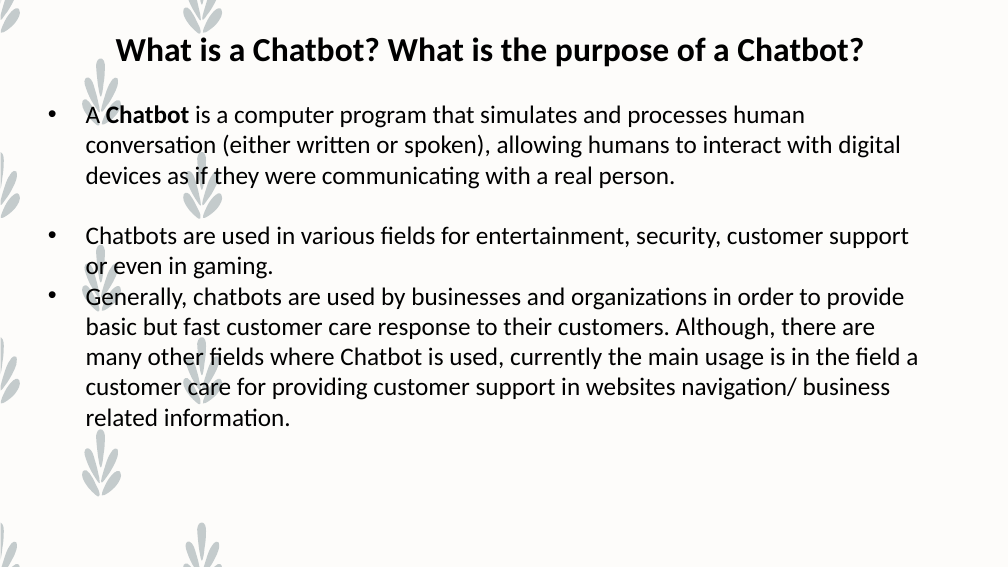
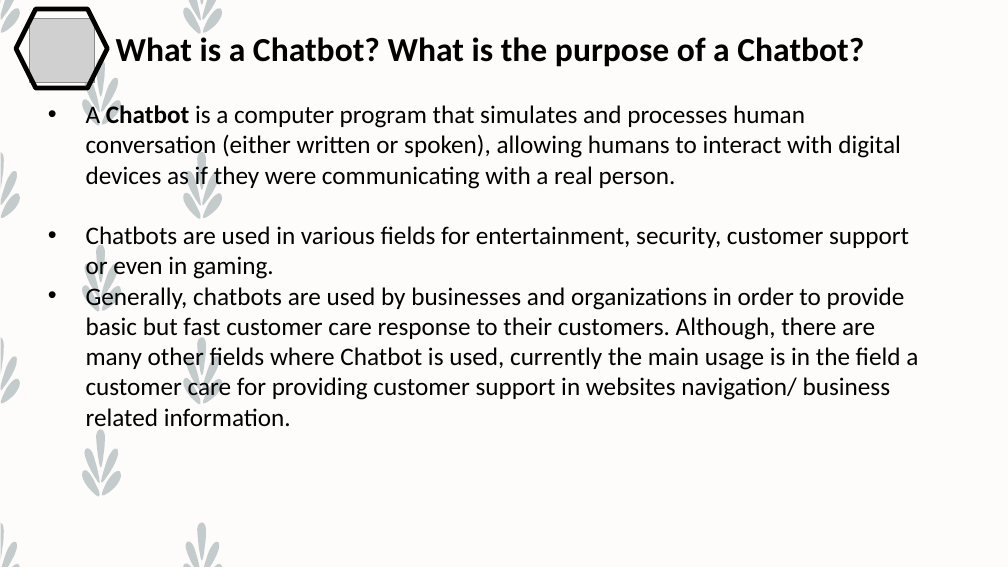
Before and after one commit to Graviton5/Minor-Project, a slide deck: slide 2 of Chatbot/Presentation Data/Final Presentation.pptx. Drawn at 1008x567 pixels with LibreOffice and Linux fonts; fonts in the diff are those of the drawing; grey boxes stand for pictures. Boxes give left, top, right and bottom in pixels: in the first picture for what was removed or moved away, otherwise in the second. Text is boxed around its words. In the diff, an @@ line names an element or a change of style, - is before the commit and + after.

```diff
--- a/Chatbot/Presentation Data/Final Presentation.pptx
+++ b/Chatbot/Presentation Data/Final Presentation.pptx
@@ hexagon added at <box>16,9,107,88</box>, outline #000000 4.5 pt @@
@@ picture added at <box>29,18,94,82</box> @@
```
Also in this commit, not shown: 6 other slides changed.
